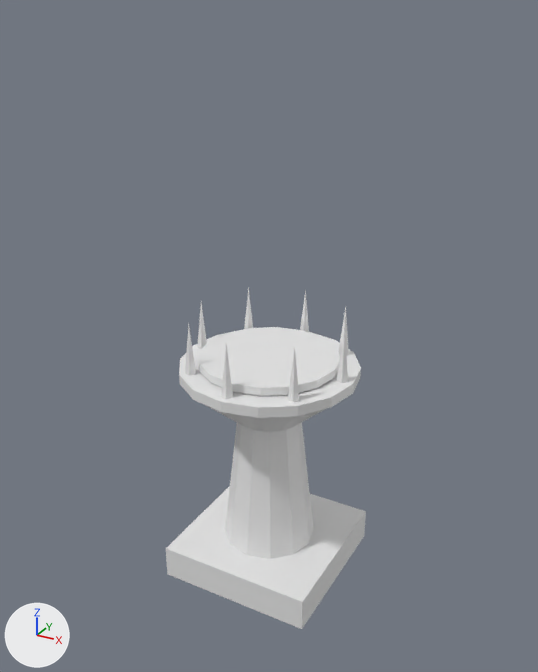
A saved change to the Blender file assets-src/menu-scene/MenuBrazier.blend.
Camera for both pictures: a 50 mm camera at (2.78, -5.06, 4.83) aimed at (0.0, -0.01, 2.31). The lights are fixed; the arrows at lower left show +X, +Y and +Z. The picture after the commit comes second.

Names of what the first picture shows: 'MenuBrazier'.
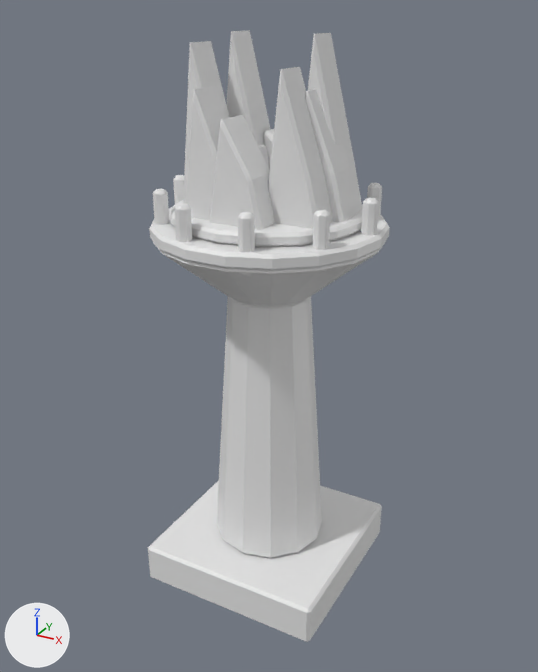
Where the change shows, as pixel boxes [x1, y1, x2, y2] in the pictures (538 x 672 px; the box of a moved part takes in the faces that stretch with it):
'MenuBrazier', reshaped, modifiers changed (21% wider, 79% taller): before [166, 288, 366, 629]; after [148, 30, 390, 642]
part 1 of me_menubrazier, added: after [148, 481, 382, 642]
part 2 of me_menubrazier, added: after [217, 296, 322, 558]
part 3 of me_menubrazier, added: after [153, 241, 386, 305]
part 4 of me_menubrazier, added: after [149, 207, 390, 271]
part 5 of me_menubrazier, moved or reshaped: before [179, 332, 361, 418]; after [171, 200, 363, 247]
part 6 of me_menubrazier, added: after [361, 198, 379, 258]
part 7 of me_menubrazier, added: after [367, 183, 382, 217]
part 8 of me_menubrazier, added: after [173, 175, 184, 204]
part 9 of me_menubrazier, added: after [153, 189, 169, 225]
part 10 of me_menubrazier, added: after [175, 203, 192, 265]
part 11 of me_menubrazier, added: after [238, 212, 255, 277]
part 12 of me_menubrazier, added: after [313, 210, 330, 274]
part 13 of me_menubrazier, added (mostly hidden): after [258, 145, 269, 168]
part 14 of me_menubrazier, deleted: before [166, 288, 366, 629]
part 15 of me_menubrazier, added: after [183, 30, 363, 230]

What changed in the scene script:
```text
Add mat_menuflamecore:
    mat_menuflamecore = principled_material('MenuFlameCore')
    mat_menuflamecore.base_color = (0.8, 0.8, 0.8)  # white #e7e7e7
Add mat_menuflame:
    mat_menuflame = principled_material('MenuFlame')
    mat_menuflame.base_color = (0.8, 0.8, 0.8)  # white #e7e7e7
Change me_menubrazier:
    used by ob_menubrazier; location = (0.0, 0.0, 0.0)
    remove me_menubrazier.from_pydata(...)  # 176 vertices, 122 faces; spans x -0.78..0.78, y -0.78..0.78, z 0.0..2.51
    add me_menubrazier.from_pydata(...)  # 400 vertices, 284 faces; spans x -0.94..0.94, y -0.93..0.93, z 0.0..4.7
    me_menubrazier part 1: a new loose piece, a box spanning x -0.82..0.82, y -0.82..0.82, z 0.0..0.36, in mat_menustone (white #e7e7e7)
    me_menubrazier part 2: a new loose piece, a 12-sided cut cone along z (radius 0.5 at the low end, 0.34 at the high end) spanning x -0.5..0.5, y -0.5..0.5, z 0.36..2.71, in mat_menustone (white #e7e7e7)
    me_menubrazier part 3: a new loose piece, an 18-sided cut cone along z (radius 0.35 at the low end, 0.94 at the high end) spanning x -0.94..0.94, y -0.93..0.93, z 2.71..3.19, in mat_menuiron (white #e7e7e7)
    me_menubrazier part 4: a new loose piece, an 18-sided cylinder along z spanning x -0.94..0.94, y -0.93..0.93, z 3.19..3.31, in mat_menuiron (white #e7e7e7)
    me_menubrazier part 5: the loose piece of 32 vertices spanning x -0.78..0.78, y -0.78..0.78, z 1.96..2.05 is moved by (0.0, 0.0, 1.36), in mat_menuember (white #e7e7e7)
    me_menubrazier part 6: a new loose piece, a 6-sided cylinder along z spanning x 0.77..0.9, y -0.06..0.06, z 3.13..3.57, in mat_menuiron (white #e7e7e7)
    me_menubrazier part 7: a new loose piece, a 6-sided cylinder along z spanning x 0.61..0.74, y 0.44..0.55, z 3.13..3.57, in mat_menuiron (white #e7e7e7)
    me_menubrazier part 8: a new loose piece, a 6-sided cylinder along z spanning x -0.9..-0.77, y -0.06..0.06, z 3.13..3.57, in mat_menuiron (white #e7e7e7)
    me_menubrazier part 9: a new loose piece, a 6-sided cylinder along z spanning x -0.74..-0.61, y -0.55..-0.44, z 3.13..3.57, in mat_menuiron (white #e7e7e7)
    me_menubrazier part 10: a new loose piece, a 6-sided cylinder along z spanning x -0.32..-0.19, y -0.86..-0.74, z 3.13..3.57, in mat_menuiron (white #e7e7e7)
    me_menubrazier part 11: a new loose piece, a 6-sided cylinder along z spanning x 0.19..0.32, y -0.86..-0.74, z 3.13..3.57, in mat_menuiron (white #e7e7e7)
    me_menubrazier part 12: a new loose piece, a 6-sided cylinder along z spanning x 0.61..0.74, y -0.55..-0.44, z 3.13..3.57, in mat_menuiron (white #e7e7e7)
    me_menubrazier part 13: a new loose piece, a 7-sided cone pointing to +z spanning x -0.35..-0.01, y 0.0..0.35, z 3.35..4.07, in mat_menuflamecore (white #e7e7e7)
    me_menubrazier part 14: 12 loose pieces with 144 vertices, spanning x -0.78..0.78, y -0.78..0.78, z 0.0..2.51, are deleted
    me_menubrazier part 15: 72 vertices added at x -0.67..0.7, y -0.62..0.6, z 3.38..4.7
    other edits to the shape of me_menubrazier do not show in these pictures
    add me_menubrazier.materials.append(mat_menuflame)  # white #e7e7e7
    add me_menubrazier.materials.append(mat_menuflamecore)  # white #e7e7e7
Change ob_menubrazier:
    add _m = ob_menubrazier.modifiers.new('Stone edge wear', 'BEVEL')
    add _m.width = 0.025
    add _m.width_pct = 0.025
```
